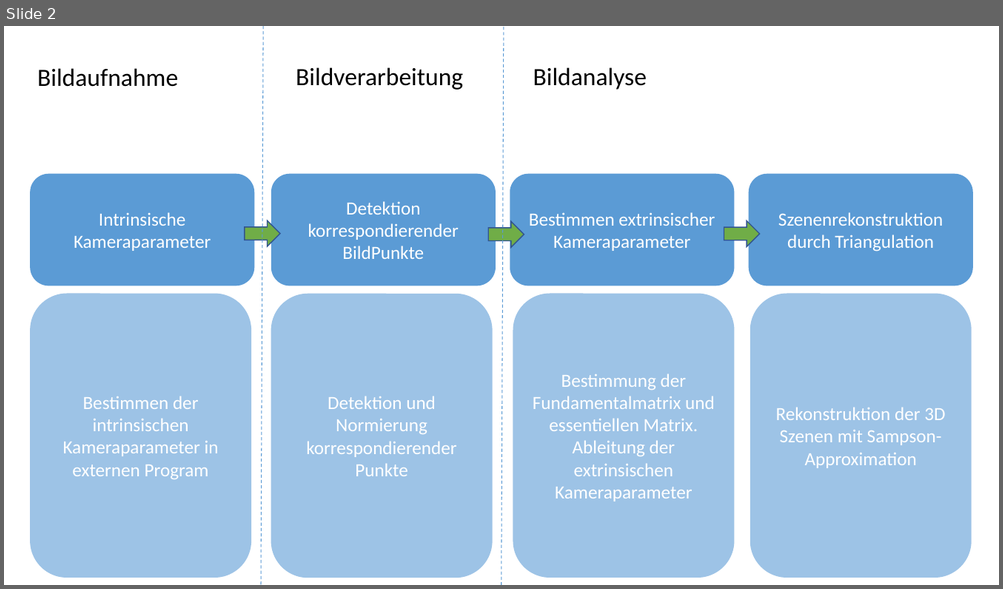
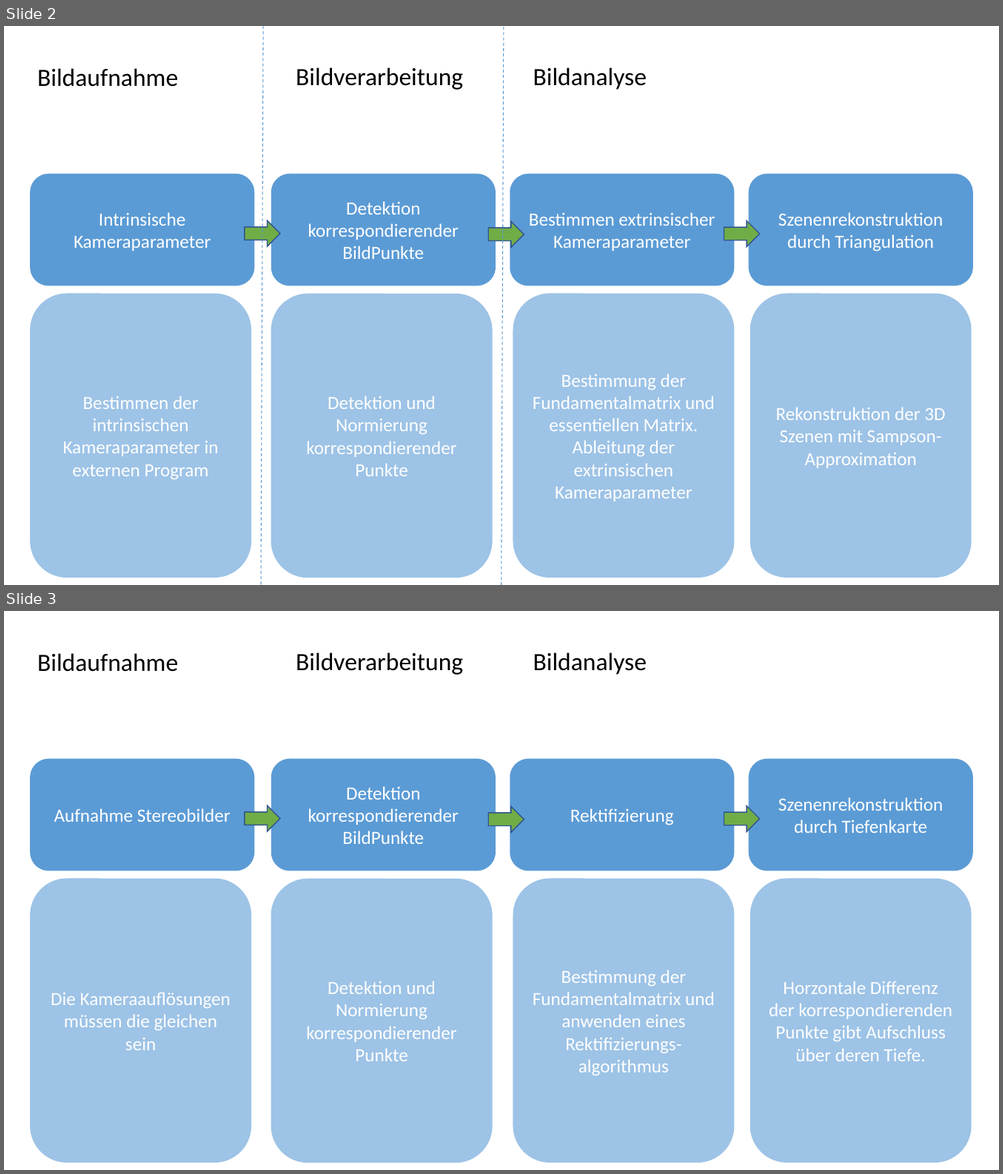
Before and after one commit to anjak610/MasterDuCC, a slide deck: Thesis/ThesisArbeit_V11/images/NEU_Virtuel_Arbeitsprozess.pptx. Shown one above the other, each under a label of ours: slide 2 before the commit, slides 2 and 3 after it. The pictures are 1003x589 and 1003x1174 pixels, drawn with LibreOffice and Linux fonts; fonts in the diff are those of the drawing. Boxes give left, top, right and bottom in pixels: in the first picture for what was removed or moved away, otherwise in the second. Text is boxed around its words. In the diff, an @@ line names an element or a change of style, - is before the commit and + after.

```diff
--- a/Thesis/ThesisArbeit_V11/images/NEU_Virtuel_Arbeitsprozess.pptx
+++ b/Thesis/ThesisArbeit_V11/images/NEU_Virtuel_Arbeitsprozess.pptx
@@ slide 3 added at bbox=[4, 611, 999, 1170], background #FFFFFF @@
@@ text added at bbox=[37, 653, 178, 672], 24 pt, text #000000 @@
+Bildaufnahme
@@ text added at bbox=[296, 652, 463, 675], 24 pt, text #000000 @@
+Bildverarbeitung
@@ text added at bbox=[533, 652, 647, 675], 24 pt, text #000000 @@
+Bildanalyse
@@ rounded rectangle added at bbox=[30, 759, 255, 871], fill #5B9BD5, 18 pt, text #FFFFFF @@
+Aufnahme Stereobilder
@@ rounded rectangle added at bbox=[271, 759, 495, 871], fill #5B9BD5, 18 pt, text #FFFFFF @@
+Detektion korrespondierender BildPunkte
@@ rounded rectangle added at bbox=[510, 759, 734, 871], fill #5B9BD5, 18 pt, text #FFFFFF @@
+Rektifizierung
@@ rounded rectangle added at bbox=[748, 759, 973, 871], fill #5B9BD5, 18 pt, text #FFFFFF @@
+Szenenrekonstruktion durch Tiefenkarte
@@ right arrow added at bbox=[244, 806, 280, 832], fill #70AD47, outline #325491 1 pt @@
@@ right arrow added at bbox=[488, 806, 524, 832], fill #70AD47, outline #325491 1 pt @@
@@ right arrow added at bbox=[724, 806, 760, 832], fill #70AD47, outline #325491 1 pt @@
@@ rounded rectangle added at bbox=[30, 879, 252, 1163], fill #9DC3E6, 18 pt, text #FFFFFF @@
+Die Kameraauflösungen müssen die gleichen sein
@@ rounded rectangle added at bbox=[271, 879, 492, 1163], fill #9DC3E6, 18 pt, text #FFFFFF @@
+Detektion und Normierung korrespondierender Punkte
@@ rounded rectangle added at bbox=[513, 879, 734, 1163], fill #9DC3E6, 18 pt, text #FFFFFF @@
+Bestimmung der Fundamentalmatrix und anwenden eines Rektifizierungs-algorithmus
@@ rounded rectangle added at bbox=[750, 879, 972, 1163], fill #9DC3E6, 18 pt, text #FFFFFF @@
+Horzontale Differenz der korrespondierenden Punkte gibt Aufschluss über deren Tiefe.
```
Also in this commit, not shown: 14 other files.
